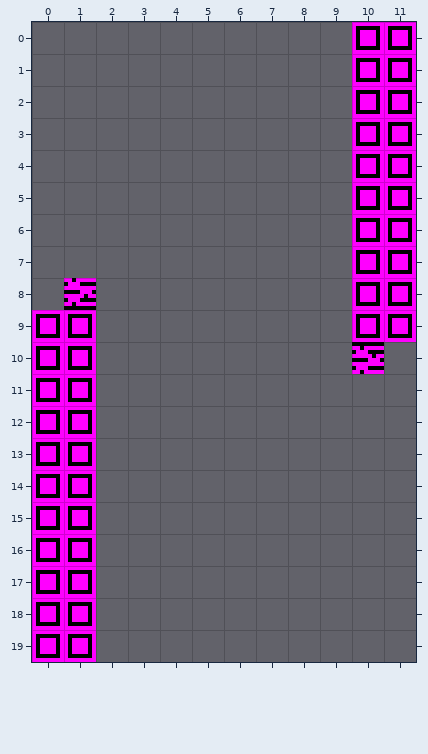
Tiled map -- assets/data/mapchunks/level_1/t-2.tmx. The picture above is the old version.
Cells are 8x8 px. Shown: x 0..11, y 0..19.
And afterwards:
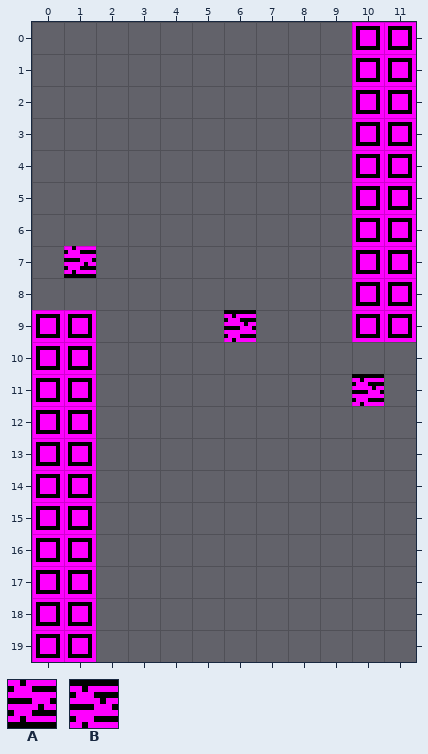
Key: from "tiles": A 3, B 3 flipped up-down.
Objects are placed by their top-left corner, in cells (3,4 is the top-left corner of cell 3,4); size is 1x1 cell unless given.
From the commit log: Changed enemy spawn values + tweaked performance issues
Change:
--- layer "hazards"
+B "movingBlock" at 6,9
--- layer "enemies"
-A "enemyTurret" at 1,8
+A "enemyTurret" at 1,7
-B "enemyTurret" at 10,10
+B "enemyTurret" at 10,11
Changed places in both pictures, as pixel boxes (x1, y1, x2, y2):
changed: (64, 246, 96, 310)
added: (224, 310, 256, 342)
changed: (352, 342, 384, 406)
